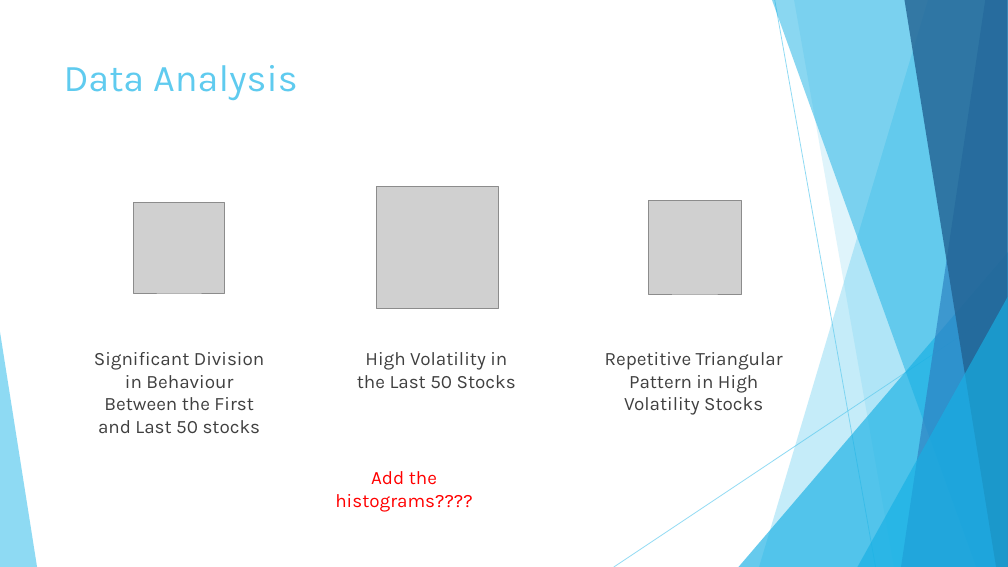
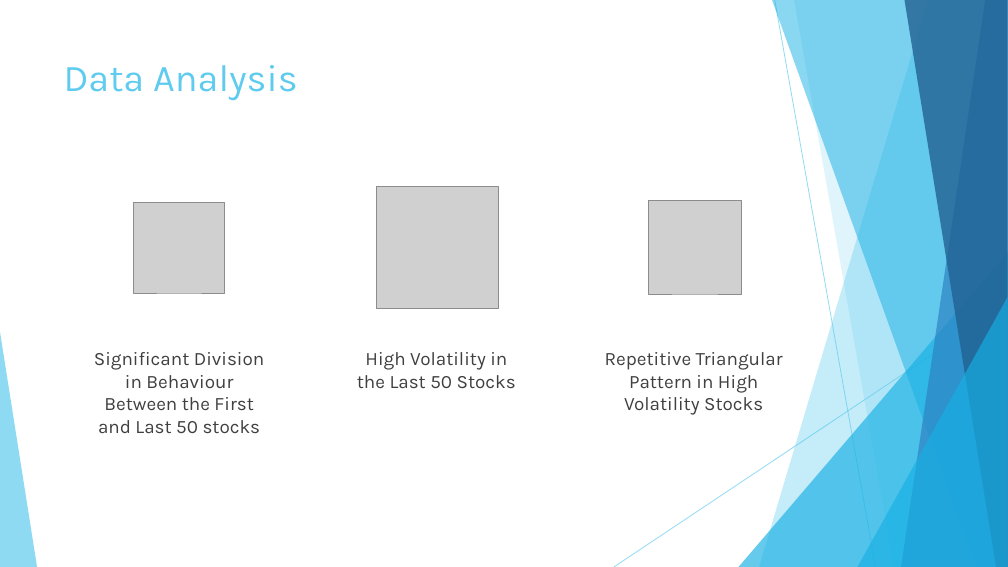
Before and after one commit to xhua7999/Astronauts---Sig-Algothon-2021, a slide deck: slide 2 of Astronauts_sig.pptx. Drawn at 1008x567 pixels with LibreOffice and Linux fonts; fonts in the diff are those of the drawing; grey boxes stand for pictures. Boxes give left, top, right and bottom in pixels: in the first picture for what was removed or moved away, otherwise in the second. Text is boxed around its words. In the diff, an @@ line names an element or a change of style, - is before the commit and + after.

Commit message:
ppt new

```diff
--- a/Astronauts_sig.pptx
+++ b/Astronauts_sig.pptx
@@ text removed at (335,471,472,512) @@
-Add the histograms????
```
Also in this commit, not shown: 3 slides added.
